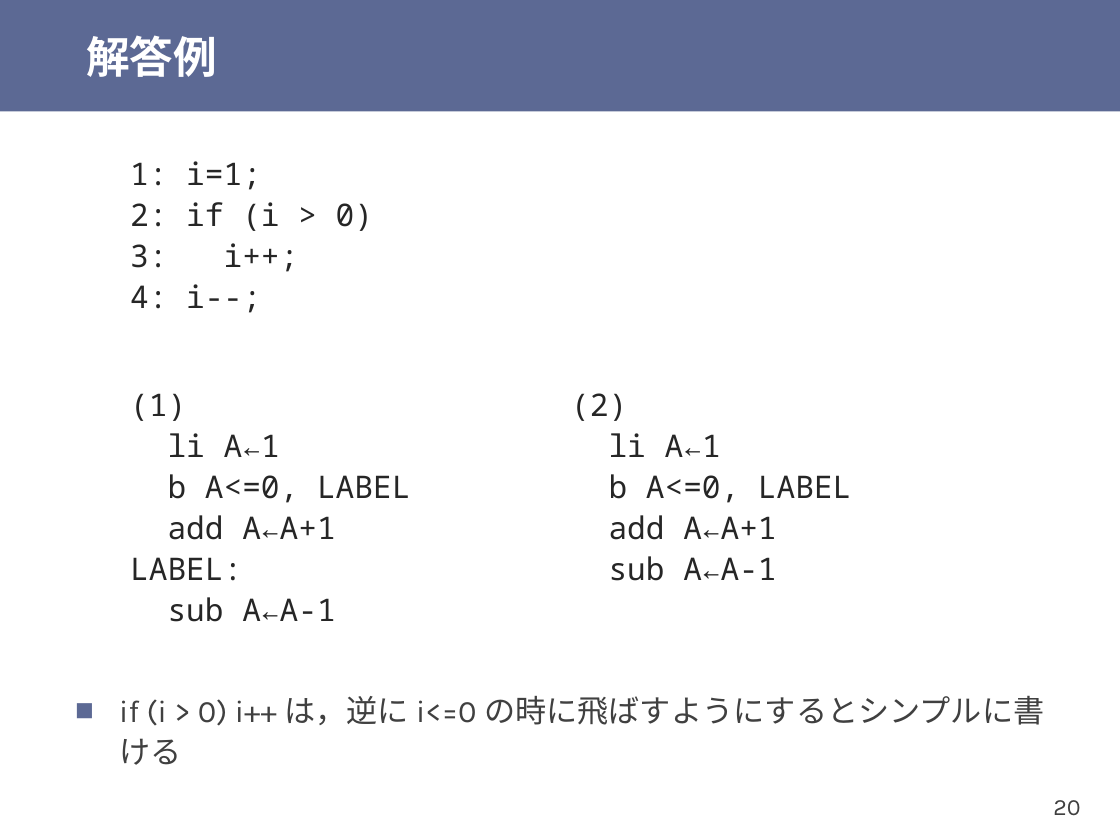
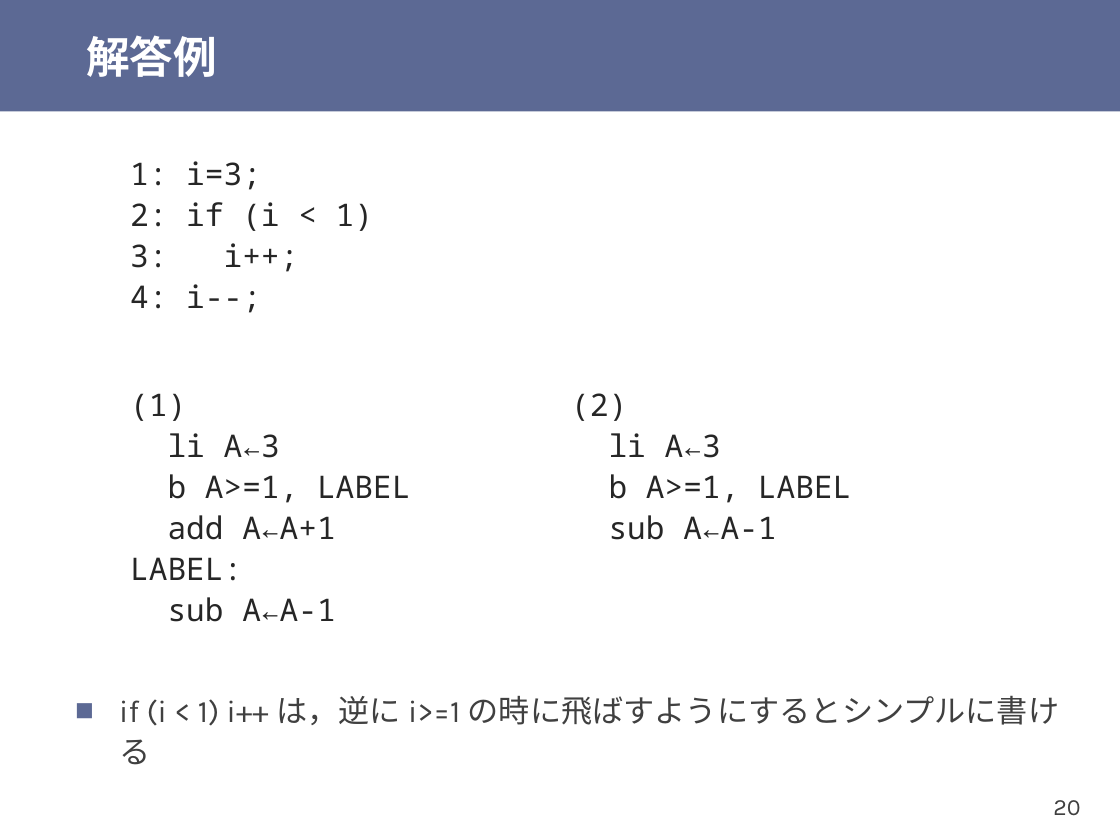
Before and after one commit to shioyadan/otya-computer-architecture-i, a slide deck: slide 20 of cai-shioya-03.pptx. Drawn at 1120x840 pixels with LibreOffice and Linux fonts; fonts in the diff are those of the drawing. Boxes give left, top, right and bottom in pixels: in the first picture for what was removed or moved away, otherwise in the second. Text is boxed around its words. In the diff, an @@ line names an element or a change of style, - is before the commit and + after.

```diff
--- a/cai-shioya-03.pptx
+++ b/cai-shioya-03.pptx
@@ text at (x1=130, y1=161, x2=373, y2=313): text changed @@
-1: i=1;
-2: if (i > 0)
-3: i++;
-4: i--;
+1: i=3;
+2: if (i < 1)
+3: i++;
+4: i--;
@@ text at (x1=130, y1=393, x2=410, y2=622): text changed @@
-(1)
-li A←1
-b A<=0, LABEL
-add A←A+1
-LABEL:
-sub A←A-1
+(1)
+li A←3
+b A>=1, LABEL
+add A←A+1
+LABEL:
+sub A←A-1
@@ text at (x1=571, y1=393, x2=851, y2=540): text changed @@
-(2)
-li A←1
-b A<=0, LABEL
-add A←A+1
-sub A←A-1
+(2)
+li A←3
+b A>=1, LABEL
+sub A←A-1
@@ text at (x1=119, y1=695, x2=1059, y2=765): text changed @@
-■ if (i > 0) i++ は，逆に i<=0 の時に飛ばすようにするとシンプルに書ける
+■ if (i < 1) i++ は，逆に i>=1 の時に飛ばすようにするとシンプルに書ける
```
Also in this commit, not shown: 26 other slides changed, 5 slides added, 3 slides removed, 1 other file.
